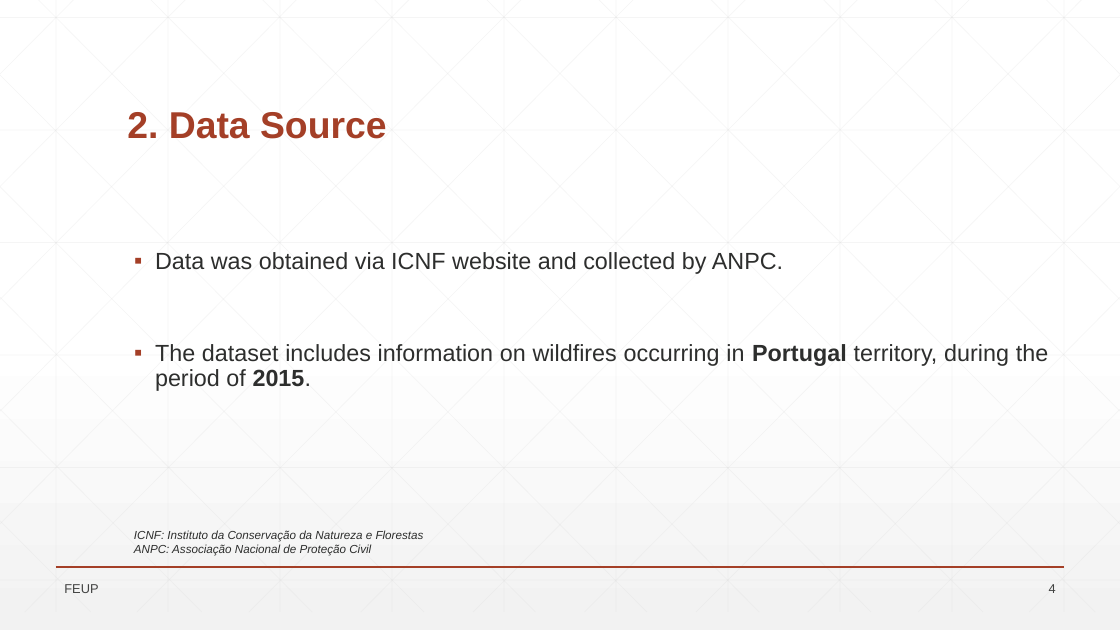
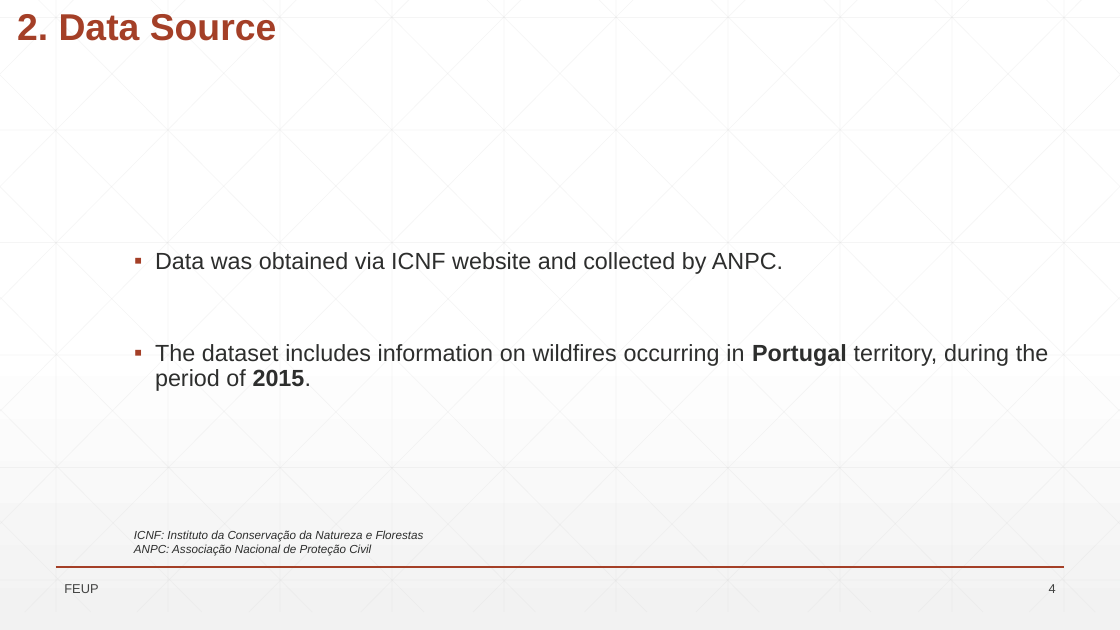
Before and after one commit to VascoBartolo/FCED_project, a slide deck: slide 4 of Trabalho_FSDE_stats_CT_VB/Wild_Fires_presentation.pptx. Drawn at 1120x630 pixels with LibreOffice and Linux fonts; fonts in the diff are those of the drawing; background and template pictures are left out. Boxes give left, top, right and bottom in pixels: in the first picture for what was removed or moved away, otherwise in the second. Text is boxed around its words. In the diff, an @@ line names an element or a change of style, - is before the commit and + after.

```diff
--- a/Trabalho_FSDE_stats_CT_VB/Wild_Fires_presentation.pptx
+++ b/Trabalho_FSDE_stats_CT_VB/Wild_Fires_presentation.pptx
@@ title "2. Data Source": place and size @@
-title "2. Data Source" at (127, 112, 387, 139)
+title "2. Data Source" at (17, 14, 277, 41)
```
Also in this commit, not shown: 4 other slides changed, 17 slides added, 11 slides removed, 15 other files.
